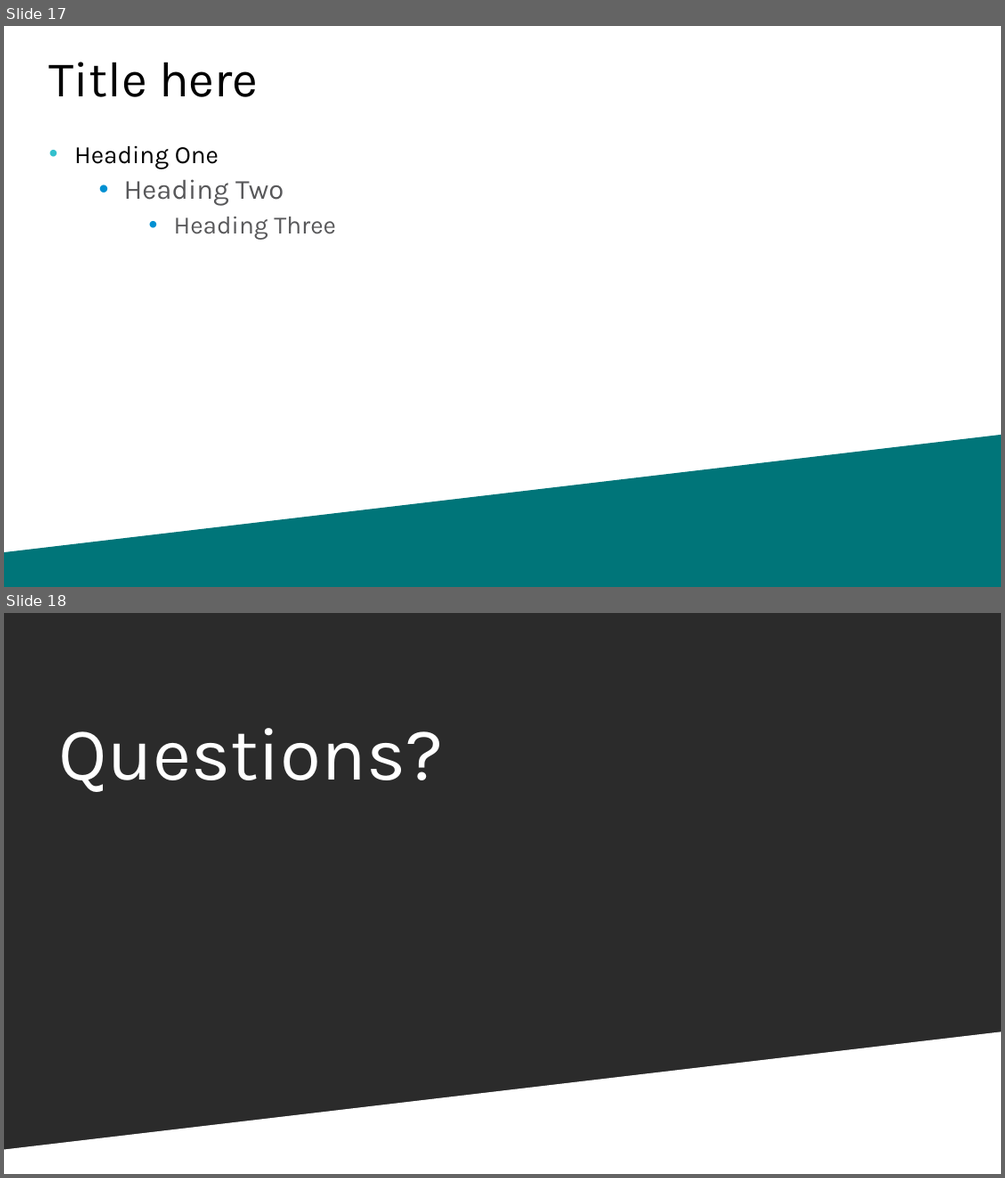
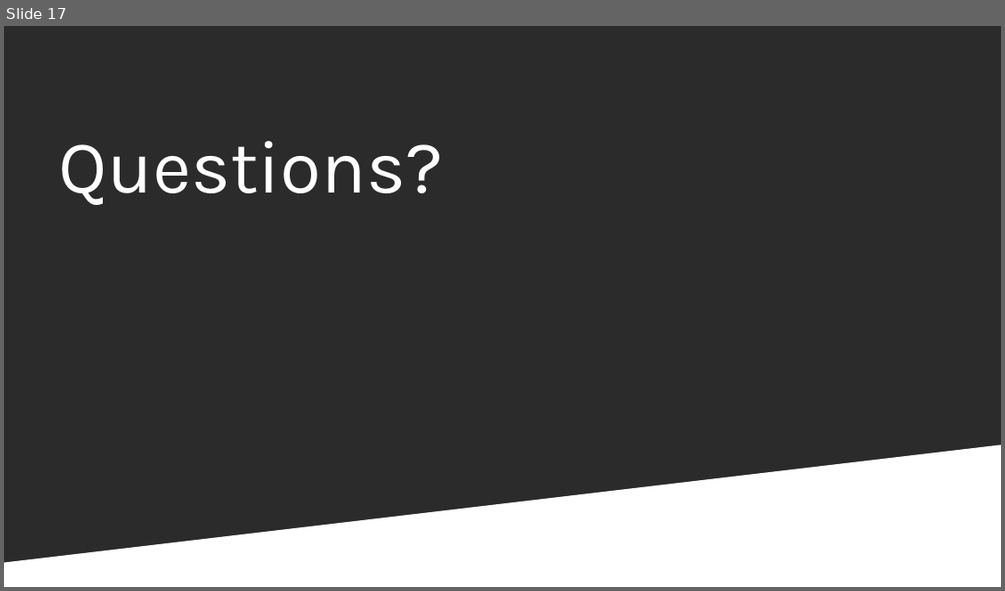
Before and after one commit to sidneyocirqueira/azure-synapse-analytics, a slide deck: PPTs/PASS_Marathon_Portuguese_AzureSynapseAnalytics.pptx. Shown one above the other, each under a label of ours: slides 17 and 18 before the commit, slide 17 after it. The pictures are 1005x1178 and 1005x591 pixels, drawn with LibreOffice and Linux fonts; fonts in the diff are those of the drawing; background and template pictures are left out; a plain dark background stands for a picture behind light text. Boxes give left, top, right and bottom in pixels: in the first picture for what was removed or moved away, otherwise in the second. Text is boxed around its words. In the diff, an @@ line names an element or a change of style, - is before the commit and + after.

```diff
--- a/PPTs/PASS_Marathon_Portuguese_AzureSynapseAnalytics.pptx
+++ b/PPTs/PASS_Marathon_Portuguese_AzureSynapseAnalytics.pptx
@@ slide 17 removed at bbox=[4, 26, 1001, 587], background #FFFFFF @@
@@ title removed at bbox=[49, 62, 258, 97] @@
-Title here
@@ text removed at bbox=[74, 146, 336, 239] @@
-• Heading One
-  • Heading Two
-    • Heading Three
@@ freeform shape removed at bbox=[4, 435, 1001, 587] @@
@@ what was slide 18 is now slide 17 @@
```
Also in this commit, not shown: 3 slides changed, 3 slides added, 3 other slides removed.
